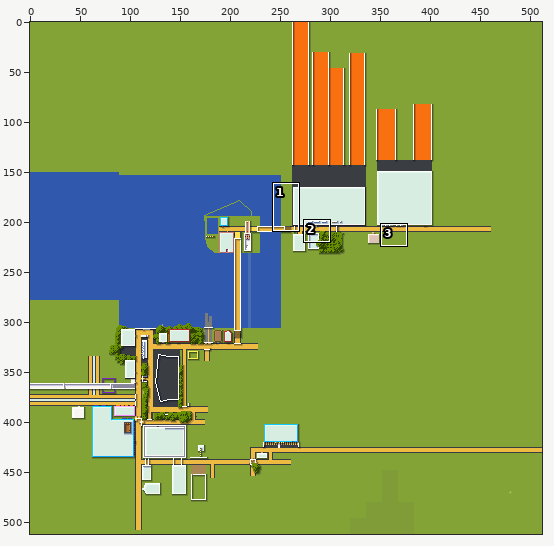
Edited in one commit: sprite sheet (tiles/-3,-2.png). The first picture is a wide view before the edit; the outline marks the close-up.
Close-up. Before the commit:
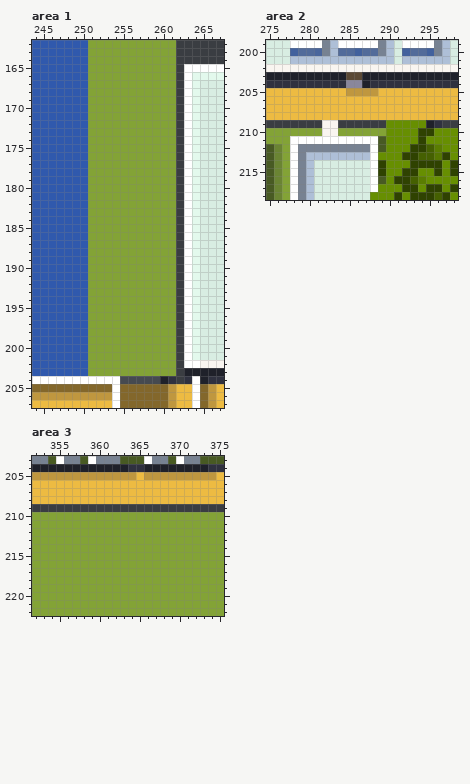
The file is 512x512 pixels. Colours within 5 levels of each other are drawn and written as one. Shown: area 1: x 244..267, y 162..207; area 2: x 275..298, y 199..218; area 3: x 352..375, y 203..222. The commit also changed other parts of the picture, which this record leaves out.
And afterwards:
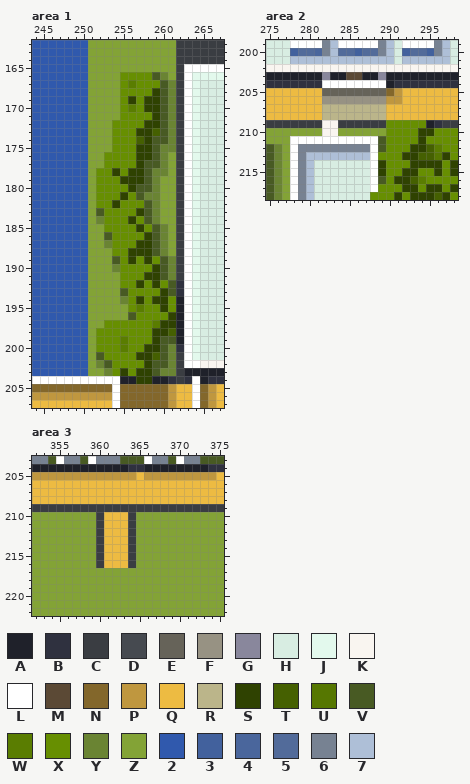
Palette (. is transparent): A #1f212a  B #2f313f  C #3a3d42  D #464a50  E #666359  F #979283  G #89879c  H #d8ede2  J #e3f9ed  K #f9f5f0  L #ffffff  M #5b4935  N #83672b  P #bf973f  Q #edbb42  R #bbb58a  S #2f4201  T #456001  U #567701  V #485a23  W #5a7d01  X #678f01  Y #6a8433  Z #83a336  2 #3059ad  3 #42619d  4 #4a669c  5 #526b9a  6 #778292  7 #aebfd7
What changed:
Area 1:
y 166: x 255..260 ZZZZZZ -> XXXXVY
y 167: x 255..261 ZZZZZZZ -> XWXXXVY
y 168: x 255..261 ZZZZZZZ -> XXXXSVY
y 169: x 255..261 ZZZZZZZ -> XSXSSVY
y 170: x 255..261 ZZZZZZZ -> XWXSSVY
y 171: x 255..261 ZZZZZZZ -> XXXXSVY
y 172: x 254..261 ZZZZZZZZ -> XXXXSSVY
y 173: x 254..261 ZZZZZZZZ -> XXXSSTVY
y 174: x 254..261 ZZZZZZZZ -> XXXTSVVY
y 175: x 254..261 ZZZZZZZZ -> XXXSSVYY
y 176: x 253..260 ZZZZZZZZ -> XXXXSSVY
y 177: x 253..260 ZZZZZZZZ -> XXXXSVVY
y 178: x 252..260 ZZZZZZZZZ -> XXSXSSVYY
y 179: x 252..259 ZZZZZZZZ -> XXXSSSVY
y 180: x 252..259 ZZZZZZZZ -> XXXXSVVY
y 181: x 252..259 ZZZZZZZZ -> XXXSXVYY
y 182: x 252..259 ZZZZZZZZ -> XXSXXXVY
y 183: x 252..259 ZZZZZZZZ -> VXXXXSVY
y 184: x 252..259 ZZZZZZZZ -> YXXXSXVY
y 185: x 253..260 ZZZZZZZZ -> XXXXSXVY
y 186: x 253..260 ZZZZZZZZ -> VXXXXSVY
y 187: x 253..260 ZZZZZZZZ -> YXXXSSVY
y 188: x 254..260 ZZZZZZZ -> XXSSSVY
y 189: x 254..261 ZZZZZZZZ -> VXSXSXVY
y 190: x 254..261 ZZZZZZZZ -> YXXXXSVY
y 191: x 255..261 ZZZZZZZ -> XXXSSVY
y 192: x 255..262 ZZZZZZZC -> XXSXSXVB
y 193: x 255..262 ZZZZZZZC -> VXXXXSVB
y 194: x 255..262 ZZZZZZZC -> YXSXSSXA
y 195: x 256..262 ZZZZZZC -> XWXXSXA
y 196: x 256..262 ZZZZZZC -> VXXXXSA
y 197: x 253..262 ZZZZZZZZZC -> XXXXXXWSSA
y 198: x 252..262 ZZZZZZZZZZC -> XXXXXXXSSTA
y 199: x 252..262 ZZZZZZZZZZC -> XXXWXXXSVVA
y 200: x 252..262 ZZZZZZZZZZC -> XXXWXXSSVYB
y 201: x 252..261 ZZZZZZZZZZ -> VXXXXSSTVY
y 202: x 252..261 ZZZZZZZZZZ -> YVXXXXSVVY
y 203: x 253..261 ZZZZZZZZZ -> YXSXSSVYY
y 204: x 255..259 DDDDD -> AASSA
Area 2:
y 203: x 282 A -> G; x 289 A -> G
y 204: x 282..290 BBBGGABBB -> LLLLLLLLA
y 205: x 282..291 QQQPPPPQQQ -> EEEEEEEENP
y 206: x 282..291 QQQQQQQQQQ -> FFFFFFFFPP
y 207..208: x 282..289 QQQQQQQQ -> RRRRRRRR
Area 3:
y 210..216: x 360..364 ZZZZZ -> CQQQC
